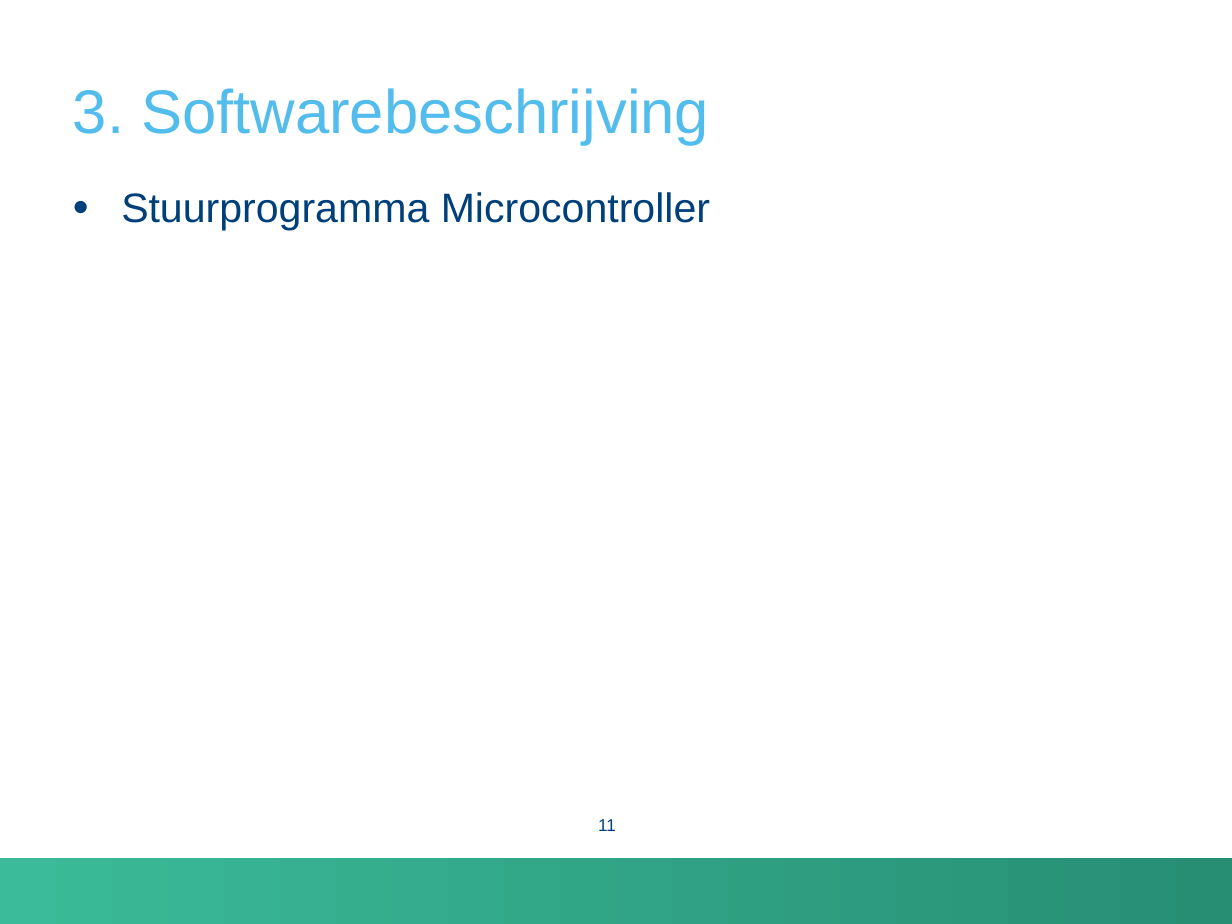
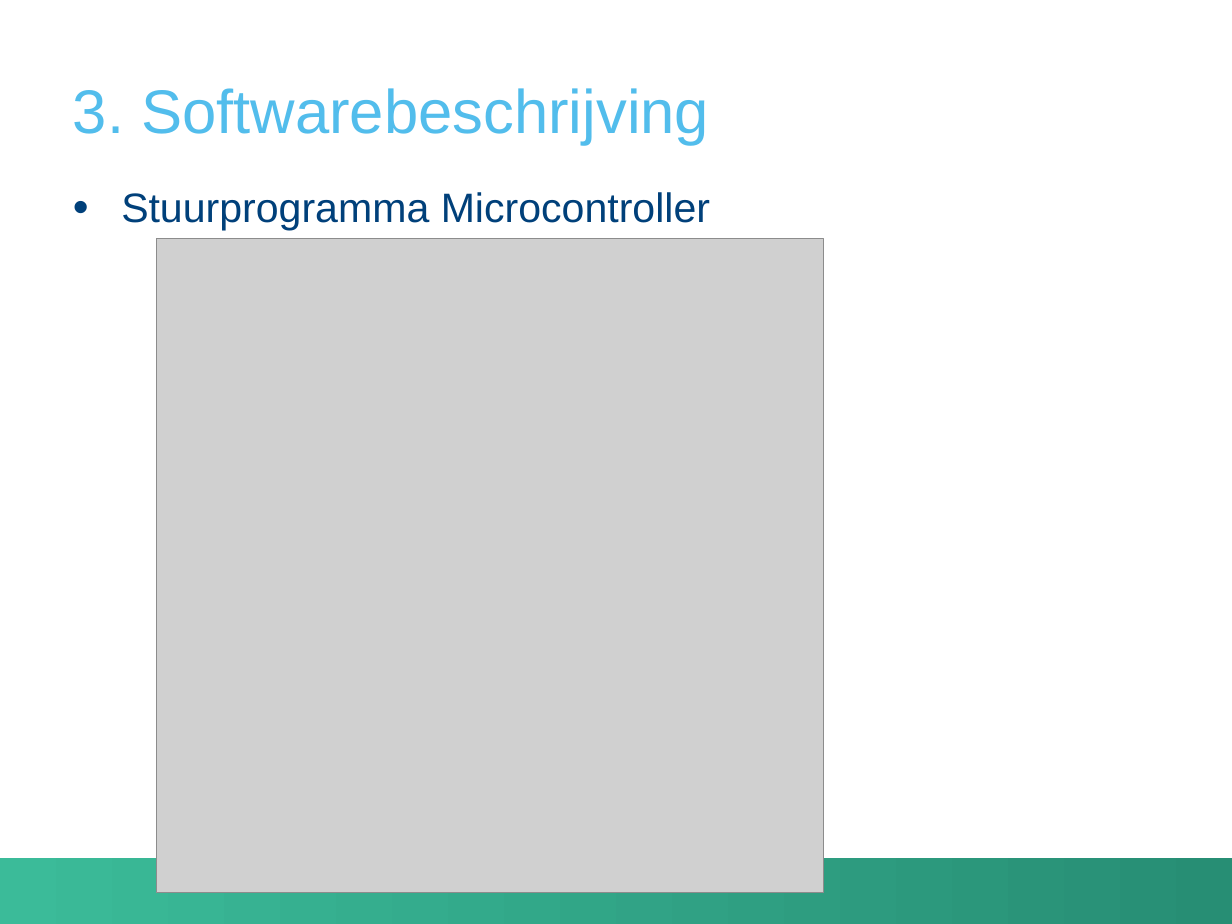
Before and after one commit to FrancisHoste00/AcaBachProject2, a slide deck: slide 22 of Presentatie.pptx (slide 11 before the commit). Drawn at 1232x924 pixels with LibreOffice and Linux fonts; fonts in the diff are those of the drawing; grey boxes stand for pictures; background and template pictures are left out. Boxes give left, top, right and bottom in pixels: in the first picture for what was removed or moved away, otherwise in the second. Text is boxed around its words. In the diff, an @@ line names an element or a change of style, - is before the commit and + after.

```diff
--- a/Presentatie.pptx
+++ b/Presentatie.pptx
@@ picture added at (x1=156, y1=239, x2=824, y2=893) @@
@@ page number removed at (x1=598, y1=819, x2=616, y2=831) @@
-11
```
Also in this commit, not shown: 4 other slides changed, 12 slides added.
